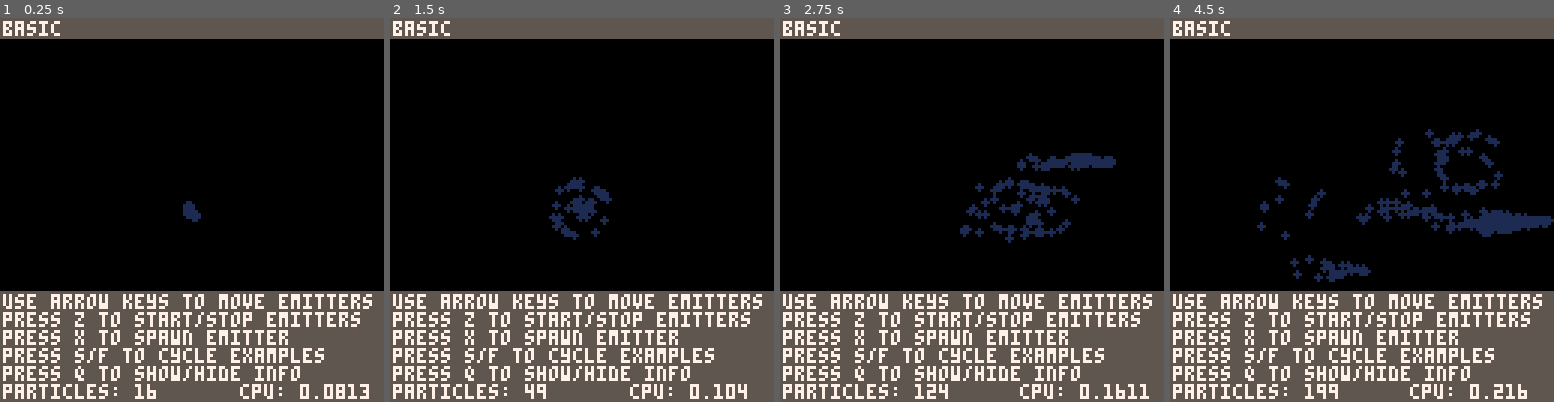
Above: before the commit, frames 1-4 (left to right).
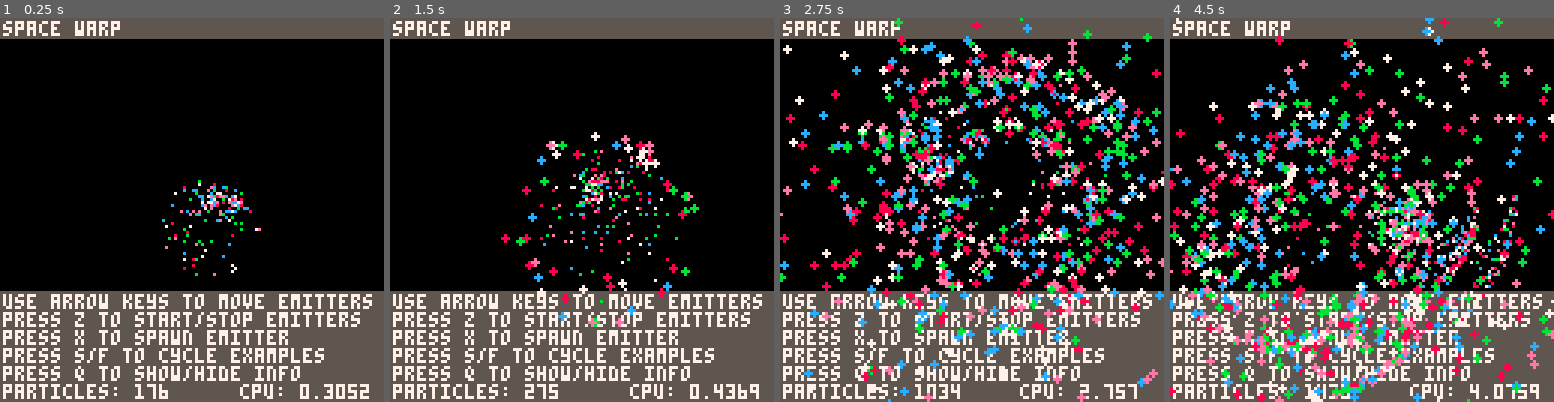
Above: after the commit, the same moments.

Repository: MaxwellDexter/pico-ps
Game: PICO-8 cartridge ps-demo.p8
Same seed, same stepped clock (60 frames per second), same inputs: the game is played once before the commit and once after it.
Inputs:
- Up to frame 1 (0.25 s): no input
- Up to frame 2 (1.5 s): tap X (X key) at 0.33, 1.07 s; tap O (Z key) at 0.7 s
- Up to frame 3 (2.75 s): hold Right 1.6-2.1 s; tap O (Z key) at 1.7, 2.1, 2.5 s; tap X (X key) at 1.85 s; hold Up 2.15-2.42 s; hold Right from 2.47 s (still down)
- Up to frame 4 (4.5 s): tap O (Z key) every 0.4 s from 2.9 to 4.1 s; tap X (X key) at 2.97, 4.08 s; release Right at 3.03 s; hold Left 3.08-3.58 s; hold Down 3.63-3.97 s; hold Right from 4.02 s (still down)

The runs differ from the first frame. In frame 1, 1.5% of the frame differs, in the area x 0-97%, y 0-100%; in frame 2, 4.0%; in frame 3, 20%; in frame 4, 23%, in the area x 0-100%, y 0-100%.

Commit message:
Polishing Demos
- added bunch of new demos, showcasing cool stuff in the emitter
- added final spread for size and speed
- changed how the frequency works, can now spawn more than one particle per frame

Diff:
--- a/ps-demo.p8
+++ b/ps-demo.p8
@@ -11,9 +11,9 @@
 show_demo_info = true
 my_emitters = nil
 emitter_type = 1
-emitters = {"basic", "angle spread", "life/speed/size spread", "size over life", "velocity over life", "gravity", "everything", "water spout", "light particles", "burst emission", "explosion", "sprites!", "varying sprites", "fire", "space warp", "rain", "strobe warning", "whirly bird", "hypnotism"}
-
-bird_angle = 0
+emitters = {"space warp", "water spout", "rain", "so many colours omg", "whirly bird", "hypnotism", "stars", "explosion", "confetti"}
+
+global_angle = 0
 
 #include ps.lua
 
@@ -53,32 +53,50 @@
   e.update(e, delta_time)
   update_whirly_bird(e)
   update_hypno(e)
+  update_warp(e)
  end
  get_input()
 end
 
 function update_hypno(e)
  if (emitters[emitter_type] == "hypnotism") then
-   bird_angle += 10
-   if (bird_angle > 360) then bird_angle = 0 end
-   e.set_angle(e, bird_angle)
-  end
+  update_angle(10)
+  e.set_angle(e, global_angle)
+ end
+end
+
+function update_warp(e)
+ if (emitters[emitter_type] == "space warp") then
+  local p = rotate_around(5, point2d.create(64, 64), e.pos)
+  e.set_pos(e, p.x, p.y)
+ end
 end
 
 function update_whirly_bird(e)
  if (emitters[emitter_type] == "whirly bird") then
-   bird_angle += 5
-   if (bird_angle > 360) then bird_angle = 0 end
-   e.set_angle(e, bird_angle)
-   local p = rotate_point(64, 64, 0.01, e.pos)
+   update_angle(5)
+   e.set_angle(e, global_angle)
+   local p = rotate_janky(64, 64, 0.01, e.pos)
    e.set_pos(e, p.x, p.y)
   end
 end
 
-function rotate_point(ox, oy, angle, p)
+function rotate_janky(ox, oy, angle, p)
  p.x = cos(angle) * (p.x-ox) - sin(angle) * (p.y-oy) + ox
  p.y = sin(angle) * (p.x-ox) + cos(angle) * (p.y-oy) + oy
  return p
+end
+
+function rotate_around(angle, c, p)
+ angle /= 360 -- convert to 0-1
+ local rotatedx = cos(angle) * (p.x - c.x) - sin(angle) * (p.y-c.y) + c.x
+ local rotatedy = sin(angle) * (p.x - c.x) + cos(angle) * (p.y - c.y) + c.y
+ return point2d.create(rotatedx,rotatedy)
+end
+
+function update_angle(speed)
+ global_angle += speed
+ if (global_angle > 360) then global_angle = 0 end
 end
 
 function get_input()
@@ -144,70 +162,20 @@
 end
 
 function spawn_emitter(emitter_string)
- if (emitter_string == "basic") then
-  --                              x,  y,  freq, max, burst, grav,  rnd_col, col, sprites, life, life_s, angle, angle_sp, speed_i, speed_f, speed_sp, size_i, size_f, size_sp
-  add(my_emitters, emitter.create(64, 64, 0,    50,  false, false, false,   {4, 9, 14},   nil,     1,    2,      0,     360,      10,      10,      10,       1,      1,      0))
- elseif (emitter_string == "angle spread") then
-  --                              x,  y,  freq, max, burst, grav,  rnd_col, col, sprites, life, life_s, angle, angle_sp, speed_i, speed_f, speed_sp, size_i, size_f, size_sp
-  add(my_emitters, emitter.create(64, 64, 0,    0,   false, false, false,   8,   nil,     2,    2,      90,    10,       10,      10,      10,       2,      1,      0))
- elseif (emitter_string == "life/speed/size spread") then
-  --                              x,  y,  freq, max, burst, grav,  rnd_col, col, sprites, life, life_s, angle, angle_sp, speed_i, speed_f, speed_sp, size_i, size_f, size_sp
-  add(my_emitters, emitter.create(64, 64, 0,    0,   false, false, false,   3,   nil,     0,    5,      0,     360,      1,       1,       40,       1,      1,      4))
- elseif (emitter_string == "size over life") then
-  --                              x,  y,  freq, max, burst, grav,  rnd_col, col, sprites, life, life_s, angle, angle_sp, speed_i, speed_f, speed_sp, size_i, size_f, size_sp
-  add(my_emitters, emitter.create(64, 64, 0.5,  0,   false, false, false,   10,  nil,     1,    1,      0,     360,      20,      20,      0,        0,      5,      0))
- elseif (emitter_string == "velocity over life") then
-  --                              x,  y,  freq, max, burst, grav,  rnd_col, col, sprites, life, life_s, angle, angle_sp, speed_i, speed_f, speed_sp, size_i, size_f, size_sp
-  add(my_emitters, emitter.create(64, 64, 0,    0,   false, false, false,   11,  nil,     2,    0,      0,     360,      0,       50,      0,        1,      1,      0))
- elseif (emitter_string == "gravity") then
-  --                              x,  y,  freq, max, burst, grav,  rnd_col, col, sprites, life, life_s, angle, angle_sp, speed_i, speed_f, speed_sp, size_i, size_f, size_sp
-  add(my_emitters, emitter.create(64, 64, 0,    0,   false, true,  false,   9,   nil,     2,    3,      0,     180,      20,      20,      10,       2,      2,      0))
- elseif (emitter_string == "everything") then
-  --                              x,  y,  freq, max, burst, grav,  rnd_col, col, sprites, life, life_s, angle, angle_sp, speed_i, speed_f, speed_sp, size_i, size_f, size_sp
-  add(my_emitters, emitter.create(64, 64, 0,    0,   false, false, true,    12,  nil,     1,    4,      0,     360,      20,      0,       20,       3,      0,      3))
- elseif (emitter_string == "waterxxxspout") then
-  --                              x,  y,  freq, max, burst, grav,  rnd_col, col, sprites, life, life_s, angle, angle_sp, speed_i, speed_f, speed_sp, size_i, size_f, size_sp
-  add(my_emitters, emitter.create(64, 64, 0,    50,  false,  true, false,   12,  nil,     1,    4,      150,   20,       30,      0,       20,       4,      1,      0))
-  add(my_emitters, emitter.create(64, 64, 0,    50,  false,  true, false,   12,  nil,     1,    4,      20,    20,       30,      0,       20,       4,      1,      0))
-  add(my_emitters, emitter.create(64, 64, 0,    50,  false,  true, false,   12,  nil,     1,    4,      60,    20,       30,      0,       20,       4,      1,      0))
-  add(my_emitters, emitter.create(64, 64, 0,    50,  false,  true, false,   12,  nil,     1,    4,      100,   20,       30,      0,       20,       4,      1,      0))
- elseif (emitter_string == "light particles") then
-  --                              x,  y,  freq, max, burst, grav,  rnd_col, col, sprites, life, life_s, angle, angle_sp, speed_i, speed_f, speed_sp, size_i, size_f, size_sp
-  add(my_emitters, emitter.create(40, 40, 0.2,  0,   false, false, false,   10,  nil,     2,    1,      0,     360,      20,      0,       10,       2,      0,      0))
-  add(my_emitters, emitter.create(86, 40, 0.2,  0,   false, false, false,   10,  nil,     2,    1,      0,     360,      20,      0,       10,       2,      0,      0))
-  add(my_emitters, emitter.create(64, 80, 0.2,  0,   false, false, false,   10,  nil,     2,    1,      0,     360,      20,      0,       10,       2,      0,      0))
- elseif (emitter_string == "burst emission") then
-  --                              x,  y,  freq, max, burst, grav,  rnd_col, col, sprites, life, life_s, angle, angle_sp, speed_i, speed_f, speed_sp, size_i, size_f, size_sp
-  add(my_emitters, emitter.create(64, 90, 0,    20,  true,  false, false,   15,  nil,     1,    3,      70,    40,       10,      15,      10,       0,      3,      0))
- elseif (emitter_string == "explosion") then
-  --                              x,  y,  freq, max, burst, grav,  rnd_col, col, sprites,    life, life_s, angle, angle_sp, speed_i, speed_f, speed_sp, size_i, size_f, size_sp
-  add(my_emitters, emitter.create(64, 64, 0,    50,  true,  false, false,   5,   nil,        1,    2,      0,     360,      20,      0,       10,       1,      0,      0))
-  add(my_emitters, emitter.create(64, 64, 0,    50,  true,  false, false,   8,   {10,11,12}, 0,    2,      0,     360,      20,      0,       10,       3,      0,      0))
-  add(my_emitters, emitter.create(64, 64, 0,    50,  true,  false, false,   8,   {13,14,15}, 0,    1.5,    0,     360,      15,      0,       10,       3,      0,      0))
- elseif (emitter_string == "sprites!") then
-  --                              x,  y,  freq, max, burst, grav,  rnd_col, col, sprites, life, life_s, angle, angle_sp, speed_i, speed_f, speed_sp, size_i, size_f, size_sp
-  add(my_emitters, emitter.create(64, 64, 0,    0,   false, false, false,   10,  {1},     2,    1,      0,     360,      20,      0,       10,       2,      0,      0))
- elseif (emitter_string == "varying sprites") then
-  --                              x,  y,  freq, max, burst, grav,  rnd_col, col, sprites,         life, life_s, angle, angle_sp, speed_i, speed_f, speed_sp, size_i, size_f, size_sp
-  add(my_emitters, emitter.create(64, 64, 0.1,  0,   false, false, false,   10,  {2,3,4,5,6,7,8}, 1,    5,      60,    60,       5,       0,       25,       2,      0,      0))
- elseif (emitter_string == "fire") then
-  --                              x,  y,  freq, max, burst, grav,  rnd_col, col, sprites,       life, life_s, angle, angle_sp, speed_i, speed_f, speed_sp, size_i, size_f, size_sp
-  add(my_emitters, emitter.create(64, 80, 0.1,  30,  false, false, false,   8,   nil,           2,    3,      60,    60,       10,      5,       10,       2,      0,      0))
-  add(my_emitters, emitter.create(64, 80, 0.2,  30,  false, false, false,   8,   {16,17},       2,    0,      60,    60,       5,       0,       10,       2,      0,      0))
-  add(my_emitters, emitter.create(64, 80, 0.2,  30,  false, false, false,   8,   {18,19,20,21}, 2,    3,      60,    60,       5,       5,       10,       2,      0,      0))
  -- here is an example of using the set functions to create an emitter
- elseif (emitter_string == "space warp") then
+ if (emitter_string == "space warp") then
   -- create the emitter using x,  y,  frequency, max_p
-  local warp = emitter.create(64, 64, 0, 0)
+  local warp = emitter.create(70, 70, 11, 0)
   -- the emitter.create() function has optional arguments
   -- set the stuff you want to change
   warp.set_speed(warp, 30, 200)
-  warp.set_life(warp, 0.7)
-  warp.set_size(warp, 0, 2)
-  warp.set_colours(warp, {5, 6, 7})
+  warp.set_life(warp, 0.8)
+  warp.set_size(warp, 0, 2, 0.5, 0)
+  warp.set_colours(warp, {7, 8, 11, 12, 14})
+  warp.set_rnd_colour(warp, true)
   add(my_emitters, warp)
  elseif (emitter_string == "rain") then
-  local rain = emitter.create(64, 7, 0, 0)
+  local rain = emitter.create(64, 7, 2, 0)
   rain.set_area(rain, true, 128, 0)
   rain.set_gravity(rain, true)
   rain.set_speed(rain, 0)
@@ -215,23 +183,24 @@
   rain.set_life(rain, 2, 1)
   rain.set_colours(rain, {1, 12})
   add(my_emitters, rain)
- elseif(emitter_string == "strobe warning") then
-  local strobe = emitter.create(64, 64, 0, 0)
+ elseif(emitter_string == "so many colours omg") then
+  local strobe = emitter.create(64, 64, 2, 0)
   strobe.set_rnd_colour(strobe, true)
   strobe.set_colours(strobe, {0})
-  strobe.set_size(strobe, 3, 0, 3)
-  strobe.set_speed(strobe, 20, 0, 20)
-  strobe.set_life(strobe, 2, 2)
+  strobe.set_size(strobe, 3, 0, 3, 0)
+  strobe.set_speed(strobe, 30, 0, 20, 0)
+  strobe.set_life(strobe, 3)
+  strobe.set_area(strobe, true, 20, 20)
   add(my_emitters, strobe)
  elseif(emitter_string == "whirly bird") then
-  local bird = emitter.create(80, 80, 0, 0)
+  local bird = emitter.create(80, 80, 0.4, 0)
   bird.set_colours(bird, {8, 9, 10, 7})
   bird.set_size(bird, 5, 0, 1)
   bird.set_life(bird, 3)
   bird.set_angle(bird, 0)
   add(my_emitters, bird)
  elseif(emitter_string == "hypnotism") then
-  local hypno = emitter.create(64, 64, 0, 0)
+  local hypno = emitter.create(64, 64, 1, 0)
   hypno.set_colours(hypno, {11, 14, 12, 13})
   hypno.set_size(hypno, 0, 5)
   hypno.set_angle(hypno, 0, 90)
@@ -240,21 +209,57 @@
   hypno.set_speed(hypno, 12)
   add(my_emitters, hypno)
  elseif(emitter_string == "water spout") then
-  local spout = emitter.create(64, 80, 0, 0, false, true)
-  spout.set_colours(spout, {12})
+  local spout = emitter.create(110, 90, 1, 0, false, true)
+  spout.set_colours(spout, {12, 1})
   spout.set_size(spout, 2, 0, 3)
   spout.set_angle(spout, 90, 45)
   spout.set_life(spout, 2, 2)
   spout.set_speed(spout, 100, 50)
-  add(my_emitters, spout)
-  local spray = emitter.create(64, 80, 0, 0, false, true)
-  spray.set_colours({7})
+  local spray = emitter.create(110, 90, 1, 0, false, true)
+  spray.set_colours(spray, {7, 6, 5})
   spray.set_angle(spray, 90, 45)
   spray.set_life(spray, 2, 2)
   spray.set_speed(spray, 100, 50)
   spray.set_size(spray, 0, 1)
   add(my_emitters, spray)
- end
+  add(my_emitters, spout)
+ elseif(emitter_string == "stars") then
+  local stars = emitter.create(0, 64, 0.2, 0)
+  stars.set_area(stars, true, 0, 128)
+  stars.set_colours(stars, {7, 6, 5, 1})
+  stars.set_rnd_colour(stars, true)
+  stars.set_size(stars, 0, 0, 2)
+  stars.set_speed(stars, 10, 10, 30)
+  stars.set_life(stars, 4, 4)
+  stars.set_angle(stars, 0, 0)
+  add(my_emitters, stars)
+ elseif(emitter_string == "explosion") then
+  local explo = emitter.create(64, 64, 0, 10, true)
+  explo.set_size(explo, 4, 0, 3, 0)
+  explo.set_speed(explo, 0)
+  explo.set_life(explo, 1)
+  explo.set_colours(explo, {7, 6, 5})
+  explo.set_area(explo, true, 30, 30)
+  add(my_emitters, explo)
+ elseif(emitter_string == "confetti") then
+  left = create_confetti()
+  left.set_angle(left, 30, 45)
+  add(my_emitters, left)
+  right = create_confetti()
+  right.set_angle(right, 105, 45)
+  right.set_pos(right, 128, 90)
+  add(my_emitters, right)
+ end
+end
+
+function create_confetti()
+ local confet = emitter.create(0, 90, 0, 50, true, true)
+ confet.set_size(confet, 0, 0, 2)
+ confet.set_speed(confet, 50, 50, 50)
+ confet.set_colours(confet, {7, 8, 9, 10, 11, 12, 13, 14, 15})
+ confet.set_rnd_colour(confet, true)
+ confet.set_life(confet, 1, 1, 2)
+ return confet
 end
 
 -------------------------------------------------- system functions
--- a/ps.lua
+++ b/ps.lua
@@ -221,14 +221,13 @@
                      0 won't go anywhere, 1 will be really slow. try 10 and adjust from there
 - p_speed_final:    The velocity speed your particle will be travelling at when it dies.
                      a value of 0 will make it slow down, a value higher than the given speed value will make it speed up.
-- p_speed_spread:   speed spread. random speed between speed and speed + speed_spread.
+- p_speed_spread_initial:   speed spread. random speed between speed and speed + speed_spread.
                      e.g. speed of 10 + speed_spread of 10 will produce a speed anywhere between 10 and 20.
 - p_size_initial:   the initial spawn size of the particle.
 - p_size_final:     the size the particle will be when it dies.
-- p_size_spread:    the variance (spread) in the size for the particles. leave as 0 to turn off
+- p_size_spread_initial:    the variance (spread) in the size for the particles. leave as 0 to turn off
 ]]
 
--- the constructor has to have a lot of stuff passed in so that it can create it's particles correctly
 emitter = {}
 emitter.__index = emitter
 function emitter.create(x,y, frequency, max_p, burst, gravity)
@@ -259,10 +258,12 @@
  p.p_angle_spread = 360
  p.p_speed_initial = 10
  p.p_speed_final = 10
- p.p_speed_spread = 0
+ p.p_speed_spread_initial = 0
+ p.p_speed_spread_final = 0
  p.p_size_initial = 1
  p.p_size_final = 1
- p.p_size_spread = 0
+ p.p_size_spread_initial = 0
+ p.p_size_spread_final = 0
 
  return p
 end
@@ -305,9 +306,6 @@
  -- select random sprite from the sprites list
  if (self.p_sprites ~= nil) then sprite = self.p_sprites[flr(rnd(#self.p_sprites))+1] end
 
- local speed_spread = rnd(self.p_speed_spread)
- local size_spread = rnd(self.p_size_spread)
-
  local x = self.pos.x
  local y = self.pos.y
  if (self.use_area) then
@@ -326,8 +324,8 @@
   self.get_colour(self), sprite, -- graphics
   self.p_life + rnd(self.p_life_spread), -- life
   self.p_angle + rnd(self.p_angle_spread), -- angle
-  self.p_speed_initial + speed_spread, self.p_speed_final + speed_spread, -- speed
-  self.p_size_initial + size_spread, self.p_size_final + size_spread -- size
+  self.p_speed_initial + rnd(self.p_speed_spread_initial), self.p_speed_final + rnd(self.p_speed_spread_final), -- speed
+  self.p_size_initial + rnd(self.p_size_spread_initial), self.p_size_final + rnd(self.p_size_spread_final) -- size
  )
  return p
 end
@@ -342,10 +340,18 @@
    end
    self.emitting = false
   else -- we're continuously emitting
-   self.emit_time = self.emit_time - dt
-   if (self.emit_time <= 0 and (self.max_p == 0 or #self.particles < self.max_p)) then
-    self.add_particle(self, self.get_new_particle(self))
-    self.emit_time = self.frequency
+   if (self.frequency >= 1) then
+    if (self.max_p == 0 or #self.particles + self.frequency < self.max_p) then
+     for i=1, self.frequency do
+      self.add_particle(self, self.get_new_particle(self))
+     end
+    end
+   else
+    self.emit_time += self.frequency
+    if (self.emit_time >= 1 and (self.max_p == 0 or #self.particles < self.max_p)) then
+     self.add_particle(self, self.get_new_particle(self))
+     self.emit_time -= 1
+    end
    end
   end
  end
@@ -432,14 +438,16 @@
  self.p_angle_spread = angle_spread or 0
 end
 
-function emitter:set_speed(speed_initial, speed_final, speed_spread)
+function emitter:set_speed(speed_initial, speed_final, speed_spread_initial, speed_spread_final)
  self.p_speed_initial = speed_initial
  self.p_speed_final = speed_final or speed_initial
- self.p_speed_spread = speed_spread or 0
-end
-
-function emitter:set_size(size_initial, size_final, size_spread)
+ self.p_speed_spread_initial = speed_spread_initial or 0
+ self.p_speed_spread_final = speed_spread_final or self.p_speed_spread_initial
+end
+
+function emitter:set_size(size_initial, size_final, size_spread_initial, speed_spread_final)
  self.p_size_initial = size_initial
  self.p_size_final = size_final or size_initial
- self.p_size_spread = size_spread or 0
-end
+ self.p_size_spread_initial = size_spread_initial or 0
+ self.p_size_spread_final = speed_spread_final or self.p_size_spread_initial
+end
